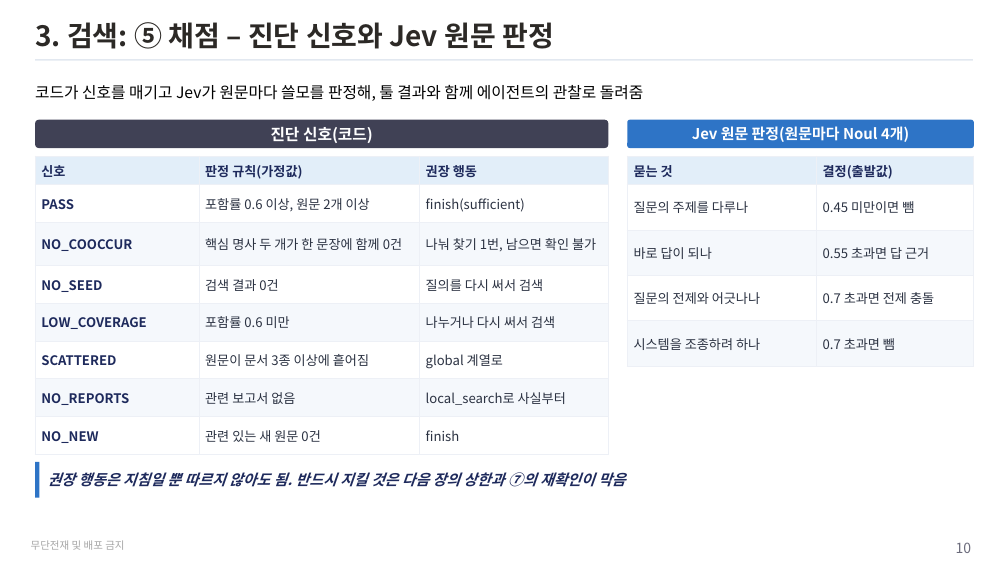
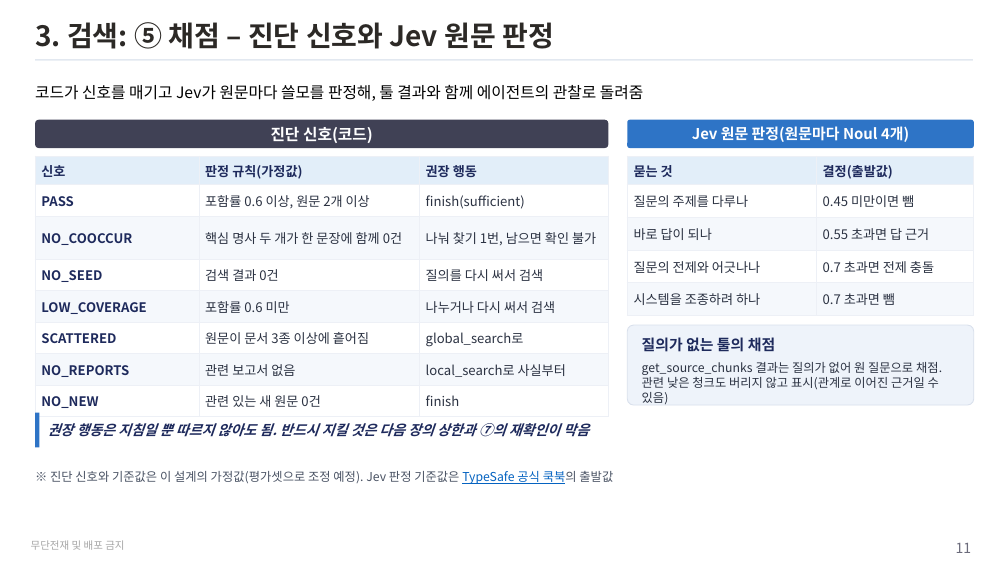
Before and after one commit to unicorn-campus/hybrid-ai, a slide deck: slide 11 of teacher/plan/graph-search-textbook.pptx (slide 10 before the commit). Drawn at 1008x567 pixels with LibreOffice and Linux fonts; fonts in the diff are those of the drawing. Boxes give left, top, right and bottom in pixels: in the first picture for what was removed or moved away, otherwise in the second. Text is boxed around its words. In the diff, an @@ line names an element or a change of style, - is before the commit and + after.

```diff
--- a/teacher/plan/graph-search-textbook.pptx
+++ b/teacher/plan/graph-search-textbook.pptx
@@ table at (35,156,609,412) @@
-row 6, column 3: global 계열로
+row 6, column 3: global_search로
@@ table: place and size @@
-table at (627,156,974,354)
+table at (627,156,974,309)
@@ rounded rectangle added at (627,325,974,405), fill #EEF3FA, outline #D9E0EC 1 pt, 14 pt, text #2B3242 @@
+질의가 없는 툴의 채점
+get_source_chunks 결과는 질의가 없어 원 질문으로 채점. 관련 낮은 청크도 버리지 않고 표시(관계로 이어진 근거일 수 있음)
@@ rectangle: place and size @@
-rectangle at (35,462,40,498)
+rectangle at (35,413,40,447)
@@ text "권장 행동은 지침일 뿐 따르지 ...": place and size @@
-text "권장 행동은 지침일 뿐 따르지 ..." at (48,472,625,487)
+text "권장 행동은 지침일 뿐 따르지 ..." at (48,423,589,437)
@@ text "권장 행동은 지침일 뿐 따르지 ..." at (48,423,589,437): size 17 to 16 pt @@
@@ text added at (50,471,613,484), 14 pt, text #4A5364 @@
+※ 진단 신호와 기준값은 이 설계의 가정값(평가셋으로 조정 예정). Jev 판정 기준값은 TypeSafe 공식 쿡북의 출발값
@@ page number at (956,543,971,553): text changed @@
-10
+11
```
Also in this commit, not shown: 10 other slides changed, 4 slides added, 1 slide removed, 22 other files.
